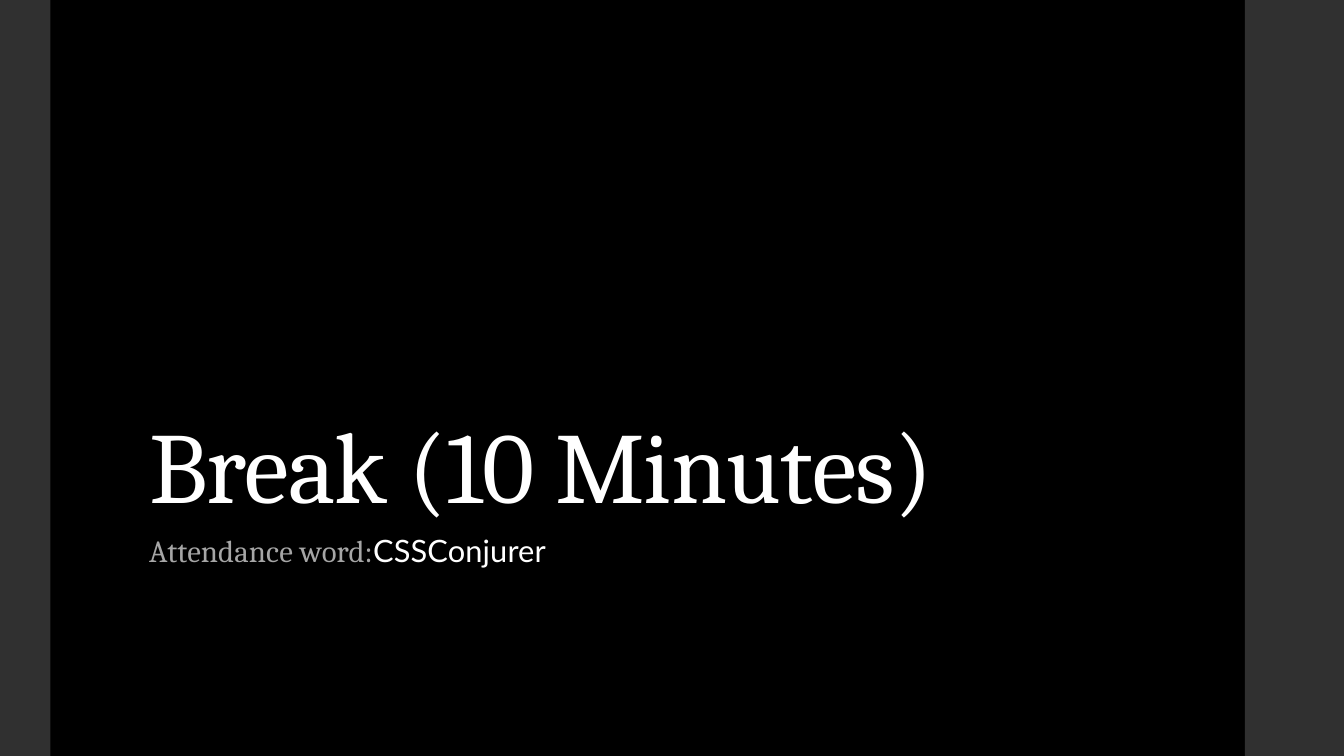
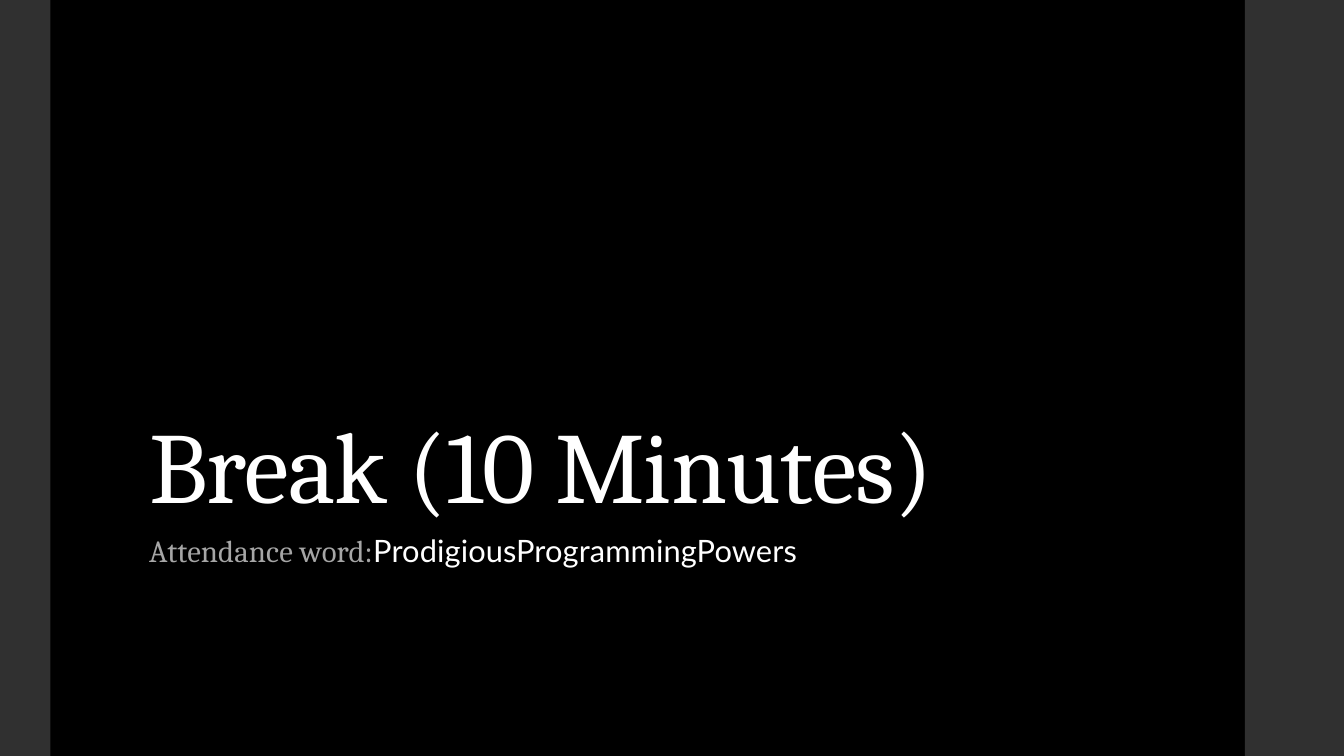
Before and after one commit to LaunchCoderGirlSTL/Data-Science-Assignments, a slide deck: slide 8 of course_material/week_14/week_14_presentation.pptx. Drawn at 1344x756 pixels with LibreOffice and Linux fonts; fonts in the diff are those of the drawing. Boxes give left, top, right and bottom in pixels: in the first picture for what was removed or moved away, otherwise in the second. Text is boxed around its words. In the diff, an @@ line names an element or a change of style, - is before the commit and + after.

```diff
--- a/course_material/week_14/week_14_presentation.pptx
+++ b/course_material/week_14/week_14_presentation.pptx
@@ subtitle at (x1=149, y1=539, x2=797, y2=568): text changed; font Cambria to Lato; text colour #A6A6A6 to #FFFFFF @@
-Attendance word:CSSConjurer
+Attendance word:ProdigiousProgrammingPowers
```
Also in this commit, not shown: 1 other slide changed, 3 other files.
